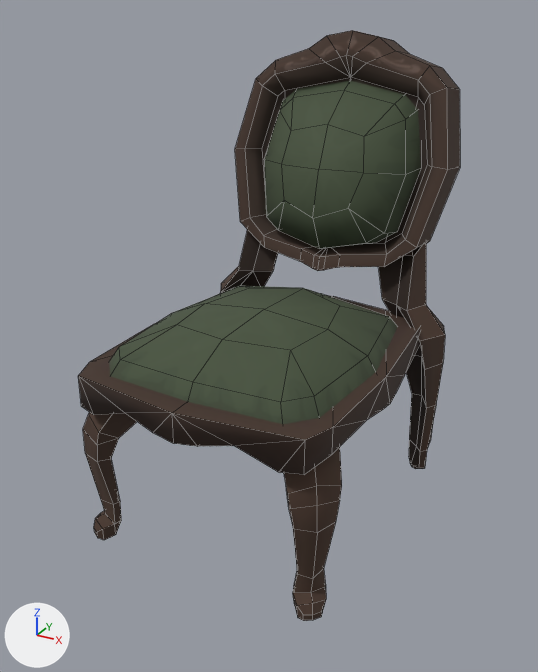
An edit to the FBX model 박지언(아트)/Background/chair/2/chair2.FBX, drawn before and after from the same camera.
Camera for both pictures: a camera (50 mm lens) standing at (2.546, 6.662, 13.312) and looking at (1.896, 7.843, 12.722). Lighting does not change. The marker at lower left points along +X, +Y and +Z. Mesh edges are drawn as thin lines. Where no turn or scale is listed for an object, it has been applied to the vertices.
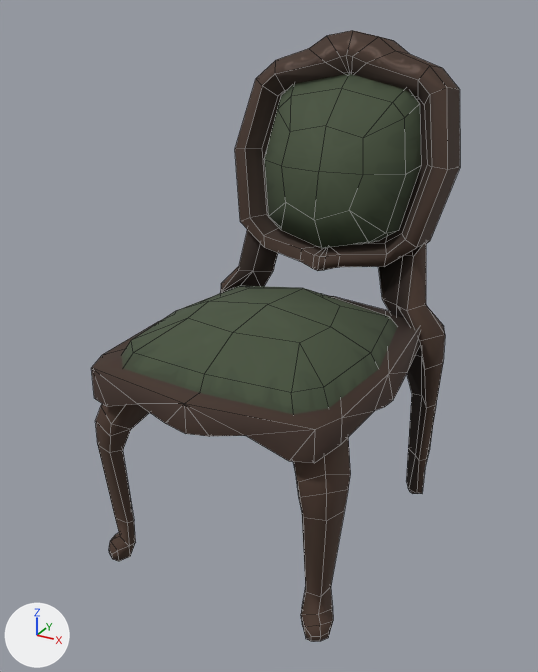
The newer file is also turned or shifted as a whole; pictures and numbers use the older file's frame.

Boxes [x1, y1, x2, y2] around the edits, measured in the pictures (538 x 672 px; the box of a moved part takes in the faces that stretch with it):
'Box049', reshaped, shading changed
    before: [78, 30, 460, 621]
    after: [91, 30, 460, 642]
part 1 of me_mesh, moved or reshaped
    before: [264, 81, 421, 249]
    after: [264, 74, 421, 248]
part 2 of me_mesh, moved or reshaped
    before: [92, 286, 420, 427]
    after: [104, 286, 420, 418]
part 3 of me_mesh, moved or reshaped
    before: [177, 288, 340, 350]
    after: [189, 288, 340, 343]
part 4 of me_mesh, moved or reshaped
    before: [94, 511, 326, 621]
    after: [109, 533, 333, 642]
part 5 of me_mesh, moved or reshaped
    before: [86, 454, 336, 593]
    after: [98, 445, 344, 615]
part 6 of me_mesh, moved or reshaped
    before: [78, 296, 366, 533]
    after: [91, 296, 374, 521]
part 7 of me_mesh, moved or reshaped
    before: [409, 459, 425, 469]
    after: [407, 485, 419, 494]
part 8 of me_mesh, moved or reshaped
    before: [409, 394, 436, 468]
    after: [406, 394, 436, 494]
part 9 of me_mesh, shading changed
    both: [221, 30, 460, 408]

The change, as a list of edits to the scene's bpy script:
```text
Change me_mesh:
    used by ob_box049; location = (1.909, 7.865, 12.297)
    remove me_mesh.from_pydata(...)  # 414 vertices, 426 faces; spans x -0.273..0.273, y -0.367..0.393, z 0.059..0.975
    add me_mesh.from_pydata(...)  # 414 vertices, 426 faces; spans x -0.273..0.273, y -0.332..0.393, z -0.018..0.975
    me_mesh part 1: the loose piece of 33 vertices spanning x -0.177..0.177, y 0.139..0.32, z 0.544..0.887 is turned 5 degrees about the x axis through its middle, then moved by (0.0, 0.0, 0.001)
    me_mesh part 2: all 23 vertices in x -0.262..0.262, y -0.112..0.019, z 0.37..0.486 are moved by (0.0, 0.014, 0.0)
    me_mesh part 3: the 1 vertex in x 0.0, y -0.065, z 0.499 is moved by (0.0, 0.014, 0.005)
    me_mesh part 4: 41 of the vertices in x -0.247..0.247, y -0.333..-0.263, z 0.06..0.108 are moved by (0.0, 0.035, -0.079)
    me_mesh part 5: all 12 vertices in x -0.232..0.232, y -0.308..-0.264, z 0.137..0.143 are moved by (0.0, 0.035, -0.068)
    me_mesh part 6: all 97 vertices in x -0.257..0.257, y -0.367..-0.154, z 0.248..0.493 are moved by (0.0, 0.035, 0.0)
    me_mesh part 7: all 12 vertices in x 0.211..0.259, y 0.202..0.253, z 0.059..0.075 are moved by (0.0, 0.0, -0.068)
    me_mesh part 8: all 6 vertices in x 0.21..0.26, y 0.199..0.253, z 0.111..0.118 are moved by (0.0, 0.0, -0.024)
    me_mesh part 9: edges marked sharp go from 395 to 131
```
